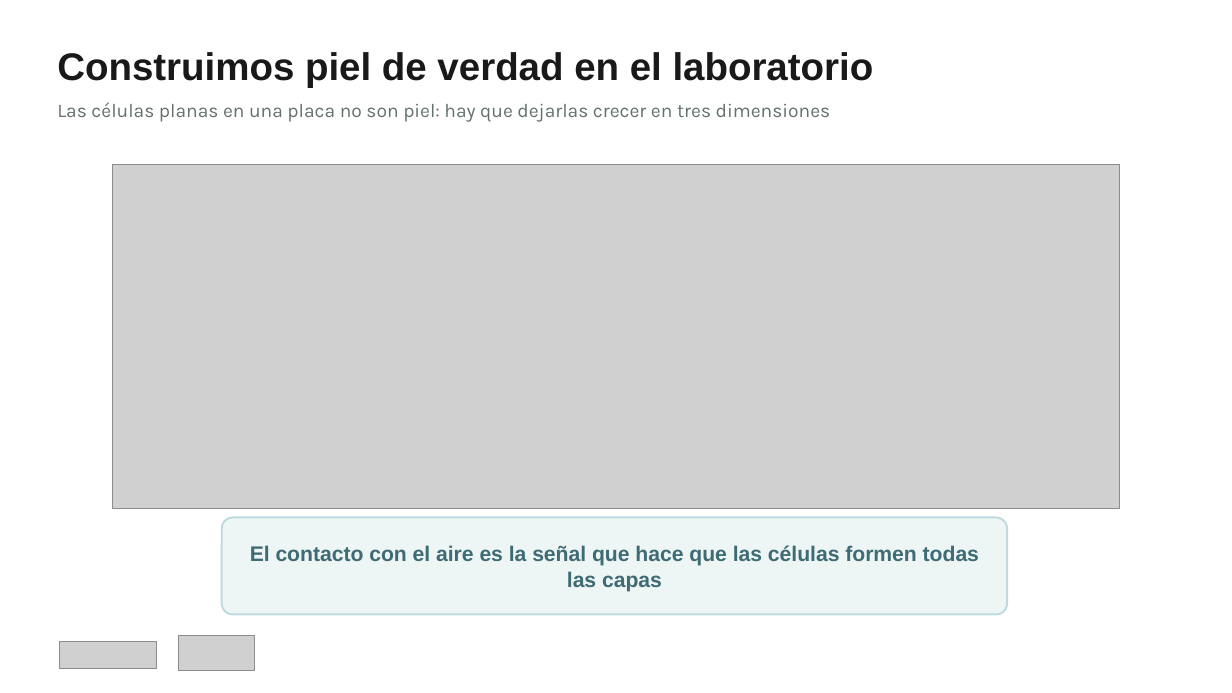
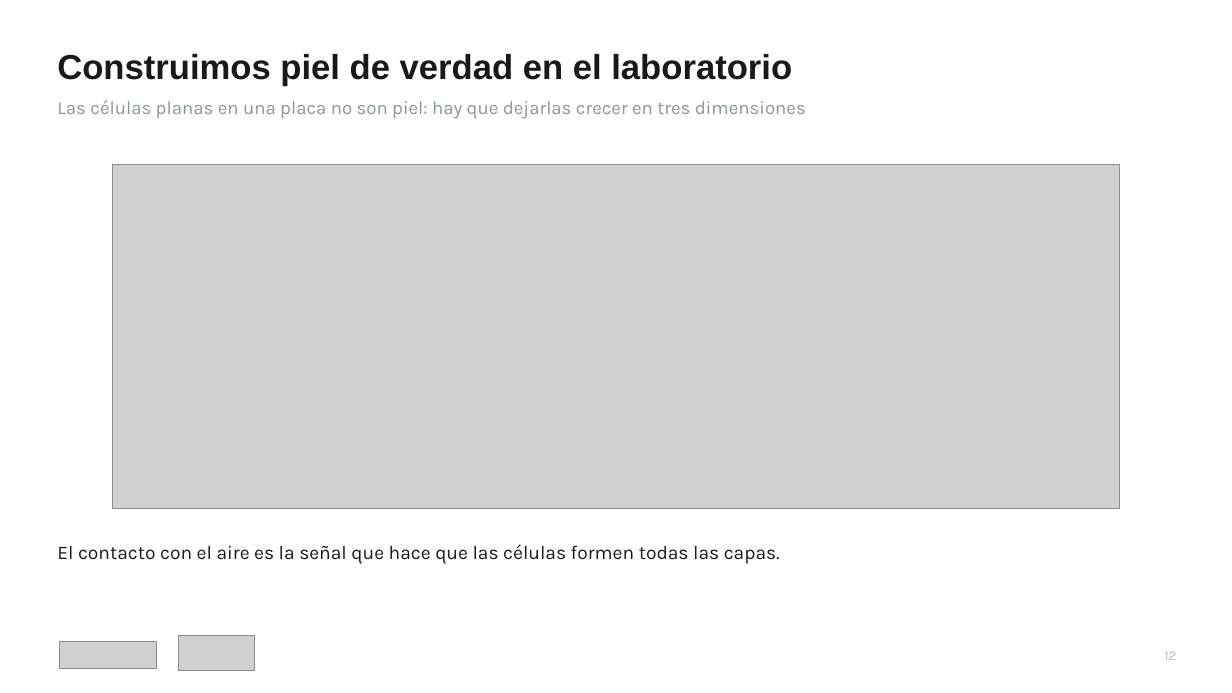
Before and after one commit to mariazubilase-wq/tesis, a slide deck: slide 13 of Ictiosis_epidermolitica_pacientes.pptx. Drawn at 1232x693 pixels with LibreOffice and Linux fonts; fonts in the diff are those of the drawing; grey boxes stand for pictures. Boxes give left, top, right and bottom in pixels: in the first picture for what was removed or moved away, otherwise in the second. Text is boxed around its words. In the diff, an @@ line names an element or a change of style, - is before the commit and + after.

```diff
--- a/Ictiosis_epidermolitica_pacientes.pptx
+++ b/Ictiosis_epidermolitica_pacientes.pptx
@@ text "Construimos piel de verdad en ..." at (x1=57, y1=54, x2=792, y2=86): size 30 to 27 pt @@
@@ text "Las células planas en una ..." at (x1=57, y1=100, x2=806, y2=119): size 15 to 14.5 pt, text colour #63706F to #8A9695 @@
@@ rounded rectangle removed at (x1=222, y1=518, x2=1007, y2=615) @@
@@ text at (x1=57, y1=544, x2=780, y2=564): text changed; size 16.5 to 15 pt; font Arial to Karla; text colour #3E6B74 to #191919; bold off @@
-El contacto con el aire es la señal que hace que las células formen todas las capas
+El contacto con el aire es la señal que hace que las células formen todas las capas.
@@ text added at (x1=1164, y1=651, x2=1176, y2=660), 10.5 pt, text #B5BEBD @@
+12
```
Also in this commit, not shown: 25 other slides changed, 1 other file.
